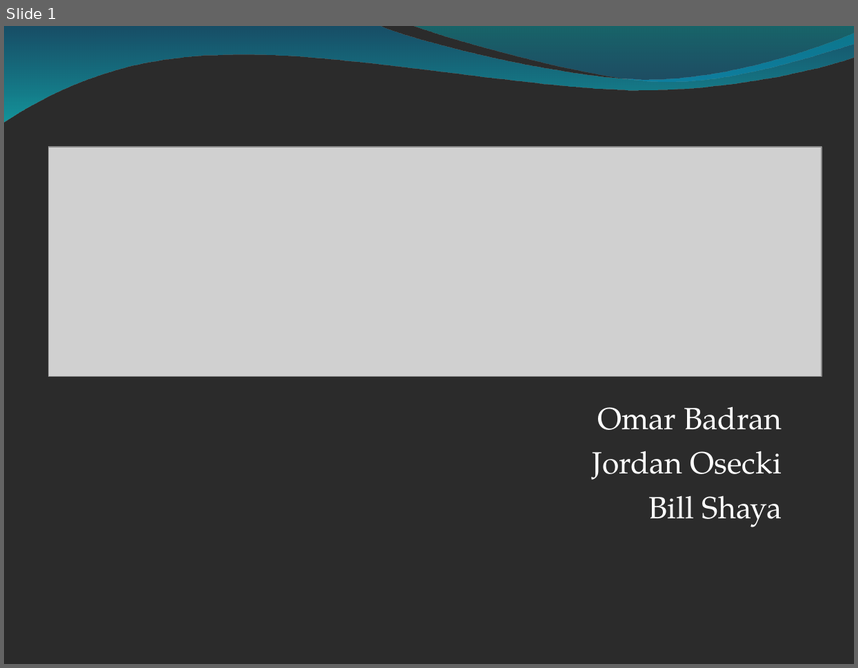
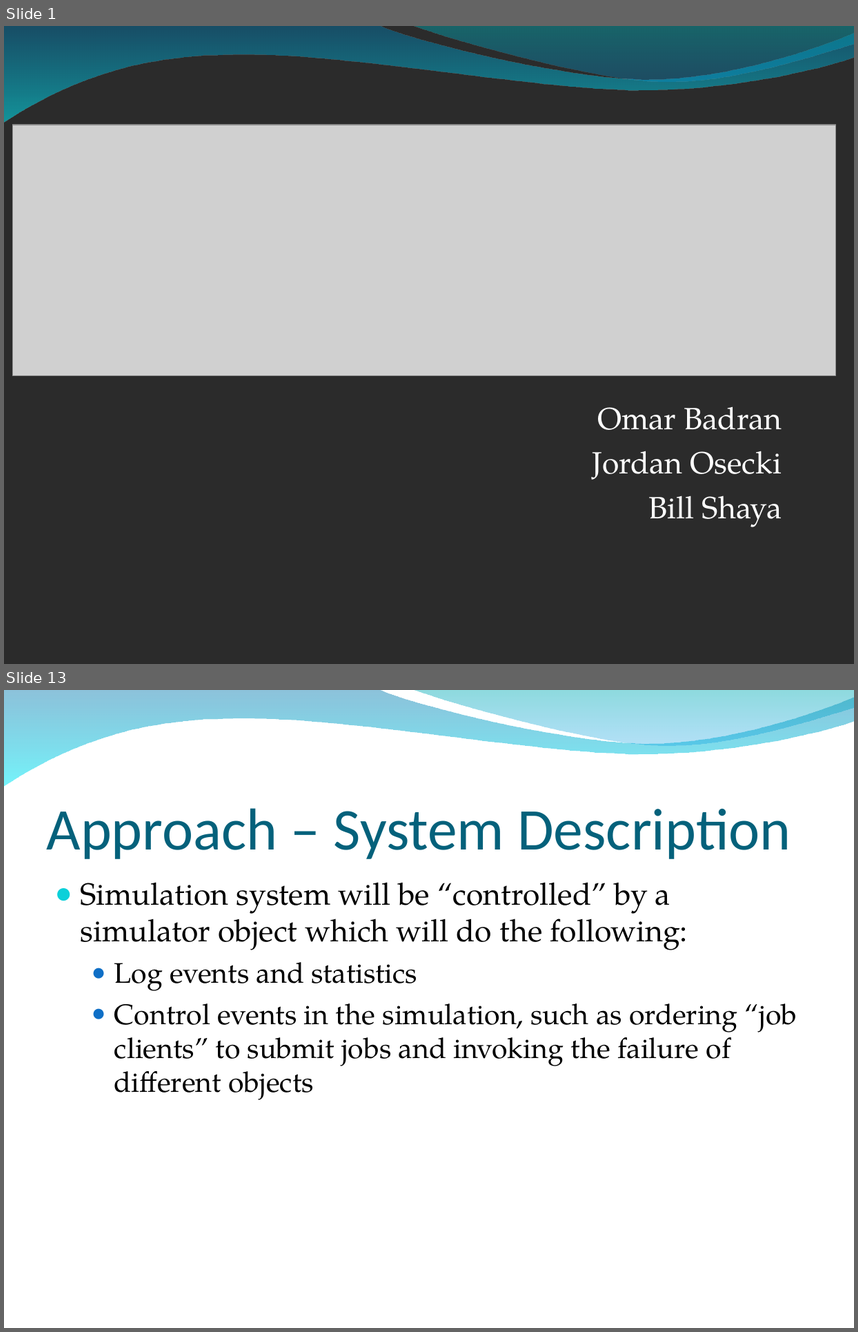
Before and after one commit to osecki/cs647, a slide deck: Documentation/Final Paper and Slides/MapReduce Final Presentation.ppt. Shown one above the other, each under a label of ours: slide 1 before the commit, slides 1 and 13 after it; the slides between them are not shown. The pictures are 858x668 and 858x1332 pixels, drawn with LibreOffice and Linux fonts; fonts in the diff are those of the drawing; grey boxes stand for pictures; background and template pictures are left out; a plain dark background stands for a picture behind light text. Boxes give left, top, right and bottom in pixels: in the first picture for what was removed or moved away, otherwise in the second. Text is boxed around its words. In the diff, an @@ line names an element or a change of style, - is before the commit and + after.

```diff
--- a/Documentation/Final Paper and Slides/MapReduce Final Presentation.ppt
+++ b/Documentation/Final Paper and Slides/MapReduce Final Presentation.ppt
@@ slide 13 added at box(4, 690, 854, 1328), background picture (left out); not listed: 2 template elements that a slide beside it also shows @@
@@ title added at box(47, 808, 791, 859), 50 pt, text #04617B @@
+Approach – System Description
@@ text added at box(80, 882, 797, 1100), 24 pt, text #000000 @@
+● Simulation system will be “controlled” by a simulator object which will do the following:
+  ● Log events and statistics
+  ● Control events in the simulation, such as ordering “job clients” to submit jobs and invoking the failure of different objects
@@ slide 1 changed as well @@
@@ picture: place and size @@
-picture at box(48, 147, 822, 377)
+picture at box(12, 125, 836, 375)
```
Also in this commit, not shown: 4 other slides changed, 34 other slides added, 4 slides removed, 3 other files.
